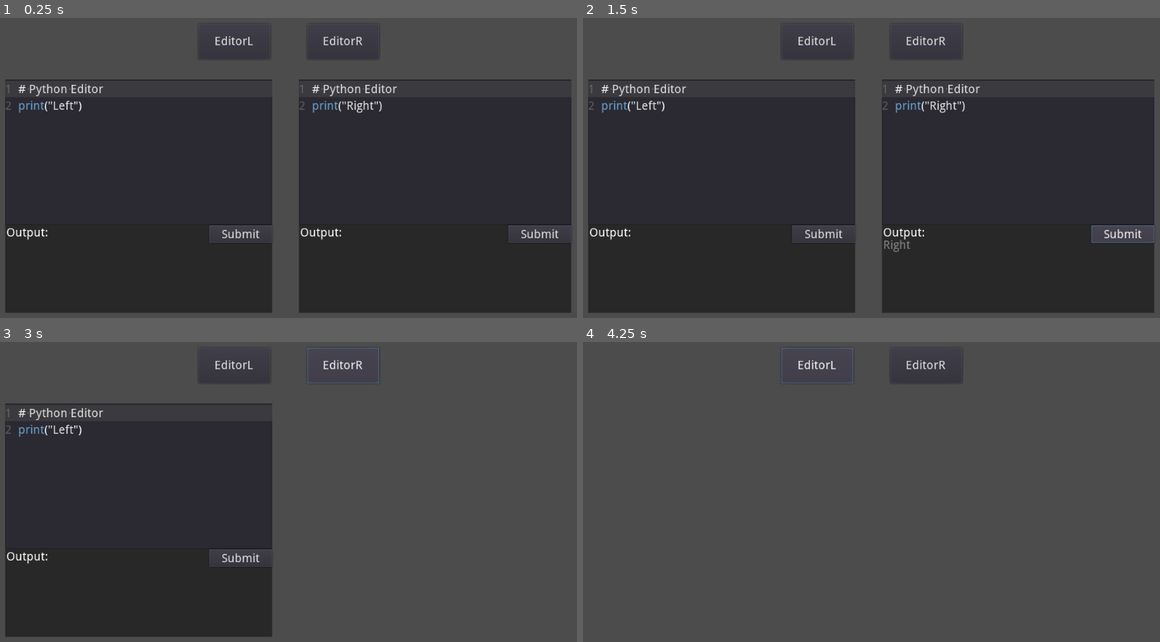
Above: before the commit, frames 1-4 (two rows, left to right).
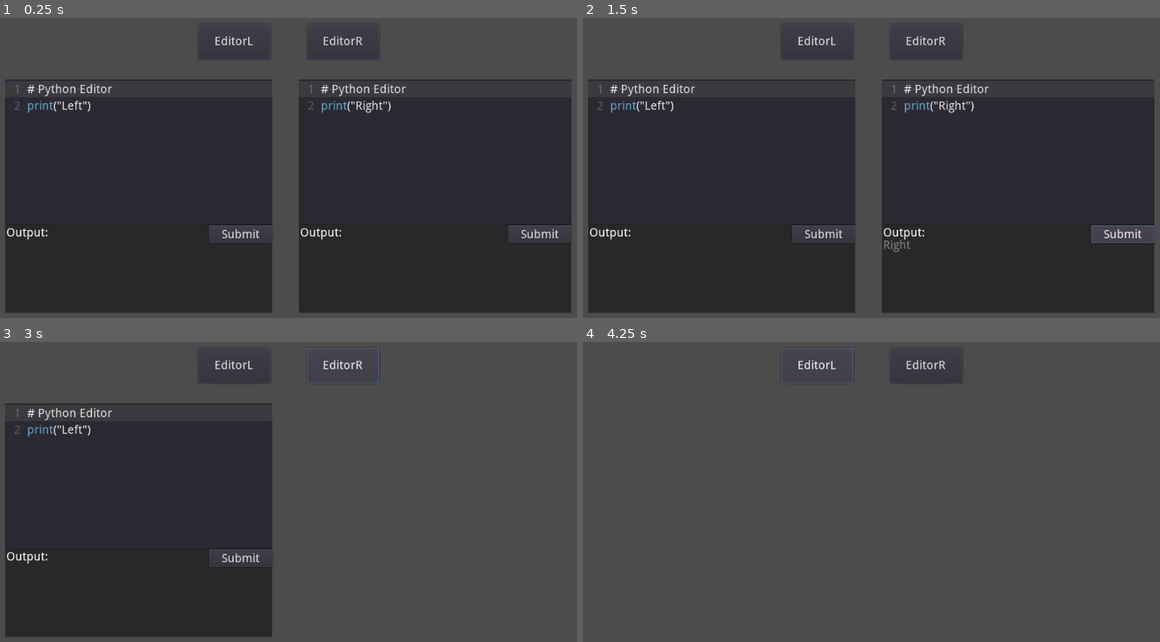
Above: after the commit, the same moments.

Repository: CSCE-482-Thomas-2023Spring/Freakin_Fram_II
Game: Godot game, scene res://Main/main.tscn
The game is run twice, just before and just after one commit, with the same random seed, the same clock (stepped at 60 frames per second) and the same inputs.
Inputs:
- Up to frame 1 (0.25 s): no input
- Up to frame 2 (1.5 s): click "Submit" at 0.5 s; click "Submit" at 1.25 s
- Up to frame 3 (3 s): click "Submit" at 2 s; click "EditorR" at 2.75 s
- Up to frame 4 (4.25 s): click "EditorL" at 3.5 s

The runs differ from the first frame. In frame 1, 1.1% of the frame differs, in the area x 1-71%, y 22-32%; in frame 2, 1.1%; in frame 3, 0.5%; in frame 4, nothing differs.

Commit message:
read only lines implemented

Diff:
--- a/Fram Game/Editor/Editor.gd
+++ b/Fram Game/Editor/Editor.gd
@@ -2,18 +2,82 @@
 
 
 # Declare member variables
-var output
+onready var output = $"../Output/Output Text"
+
+# Change this variable to make lines read only (bookmarked)
+# Eg : [ 0, 2 ] will set lines 1 and 3 to read only
+export var read_only_lines = []
 
 # Called when the node enters the scene tree for the first time.
 func _ready():
-	output = $"../Output/Output Text"
+	# --- replace initial prompt here ---
+	set_read_only_lines()
 
-# Called every frame. 'delta' is the elapsed time since the previous frame.
-#func _process(delta):
-#	pass
+# Catches any input before the GUI
+func _input(event):
+
+	# Allow any mouse or mouse motion event
+	if event is InputEventMouseButton or event is InputEventMouseMotion or event.is_action("Arrow Keys"):
+		return
+
+	# Prevent action if selection contains a read only line
+	if self.is_selection_active():
+		var start_line = self.get_selection_from_line()
+		var end_line = self.get_selection_to_line()
+		for line in range(start_line, end_line + 1):
+			if self.is_line_set_as_bookmark(line):
+				# Void the event
+				self.accept_event()
+				self.deselect()
+
+	# Currently prevented actions are Backspace and Enter
+	# Go to Project Settings and Input Map Tab to change
+	if is_read_only():
+		var current_line = self.cursor_get_line()
+		var column = self.cursor_get_column()
+		var length = self.get_line(current_line).length()
+
+		# Allow the user to press enter iff cursor is at the end of the last line of the editor
+		if column != length:
+			pass
+		elif current_line+1 != self.get_line_count():
+			pass
+		elif event.is_action("Enter"):
+			print("input allowed")
+			return
+
+		# Accept the event before the GUI, effectively voiding it
+		self.accept_event()
+
+	# Prevent delete key if line is above a read only line
+	if event.is_action("Delete"):
+		var next_line = self.cursor_get_line() + 1
+		var column = self.cursor_get_column()
+		var length = self.get_line(next_line - 1).length()
+
+		if !self.is_line_set_as_bookmark(next_line):
+			pass
+		elif column != length:
+			pass
+		else:
+			self.accept_event()
+
+		return
+
+func _unhandled_input(event):
+	if event.is_action("Delete"):
+		print(event.as_text())
+
+func set_read_only_lines():
+	for line in read_only_lines:
+		self.set_line_as_bookmark(line, true)
+
+func is_read_only():
+	var current_line_number = self.cursor_get_line()
+	return self.is_line_set_as_bookmark(current_line_number)
 
 # parse a string from the OS.execute command and check if it is an error message
-func isError(code_message):
+func is_error(code_message):
 
 	# Errors we have a description for
 	var errors = [
@@ -64,7 +128,7 @@
 
 	var code_output = stdout[0]
 
-	print("isError: ", isError(code_output))
+	print("is_error: ", is_error(code_output))
 
 	# Change output box to the result of Python code
 	output.text = code_output
--- a/Fram Game/Editor/Editor.tscn
+++ b/Fram Game/Editor/Editor.tscn
@@ -44,6 +44,9 @@
 show_line_numbers = true
 draw_tabs = true
 draw_spaces = true
+bookmark_gutter = true
+context_menu_enabled = false
+virtual_keyboard_enabled = false
 wrap_enabled = true
 script = ExtResource( 1 )
 
--- a/Fram Game/project.godot
+++ b/Fram Game/project.godot
@@ -23,6 +23,27 @@
 common/drop_mouse_on_gui_input_disabled=true
 theme/custom_font="res://Fonts/fonts/droid-sans/DroidSans.tres"
 
+[input]
+
+Enter={
+"deadzone": 0.5,
+"events": [ Object(InputEventKey,"resource_local_to_scene":false,"resource_name":"","device":0,"alt":false,"shift":false,"control":false,"meta":false,"command":false,"pressed":false,"scancode":0,"physical_scancode":16777221,"unicode":0,"echo":false,"script":null)
+ ]
+}
+Delete={
+"deadzone": 0.5,
+"events": [ Object(InputEventKey,"resource_local_to_scene":false,"resource_name":"","device":0,"alt":false,"shift":false,"control":false,"meta":false,"command":false,"pressed":false,"scancode":0,"physical_scancode":16777224,"unicode":0,"echo":false,"script":null)
+ ]
+}
+"Arrow Keys"={
+"deadzone": 0.5,
+"events": [ Object(InputEventKey,"resource_local_to_scene":false,"resource_name":"","device":0,"alt":false,"shift":false,"control":false,"meta":false,"command":false,"pressed":false,"scancode":0,"physical_scancode":16777232,"unicode":0,"echo":false,"script":null)
+, Object(InputEventKey,"resource_local_to_scene":false,"resource_name":"","device":0,"alt":false,"shift":false,"control":false,"meta":false,"command":false,"pressed":false,"scancode":0,"physical_scancode":16777231,"unicode":0,"echo":false,"script":null)
+, Object(InputEventKey,"resource_local_to_scene":false,"resource_name":"","device":0,"alt":false,"shift":false,"control":false,"meta":false,"command":false,"pressed":false,"scancode":0,"physical_scancode":16777233,"unicode":0,"echo":false,"script":null)
+, Object(InputEventKey,"resource_local_to_scene":false,"resource_name":"","device":0,"alt":false,"shift":false,"control":false,"meta":false,"command":false,"pressed":false,"scancode":0,"physical_scancode":16777234,"unicode":0,"echo":false,"script":null)
+ ]
+}
+
 [physics]
 
 common/enable_pause_aware_picking=true
